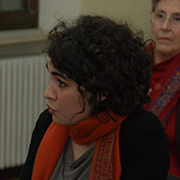
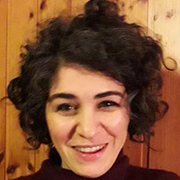
Two versions of the same layered image (180x180). Layer-by-layer changes:
added layer "testimonial-eloisa2" above "testimonial-eloisa" over (0, 0, 180, 180)
